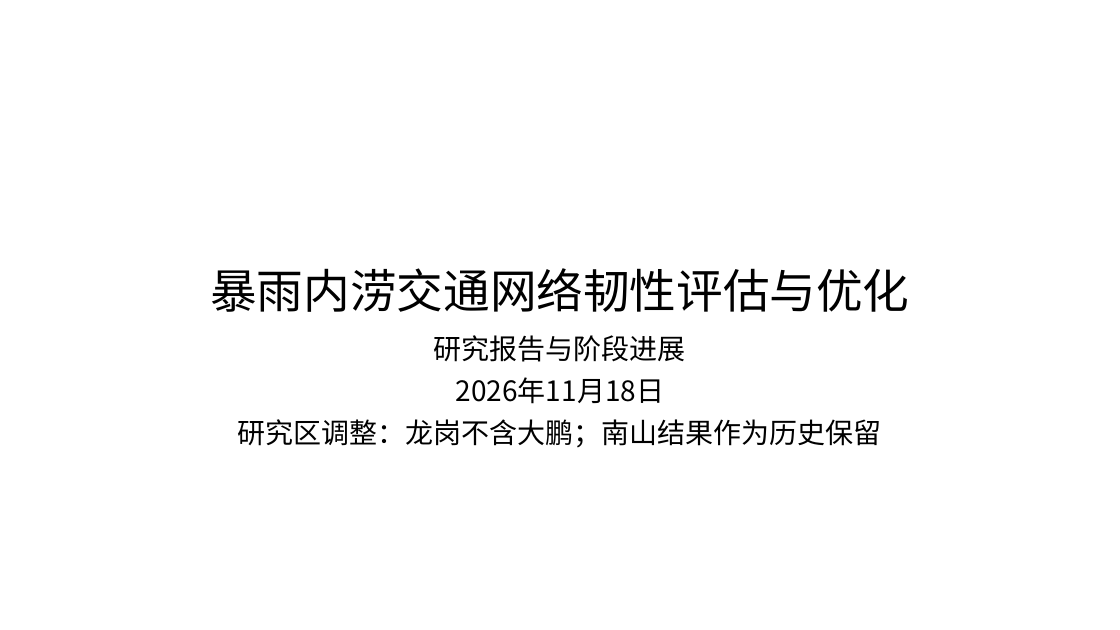
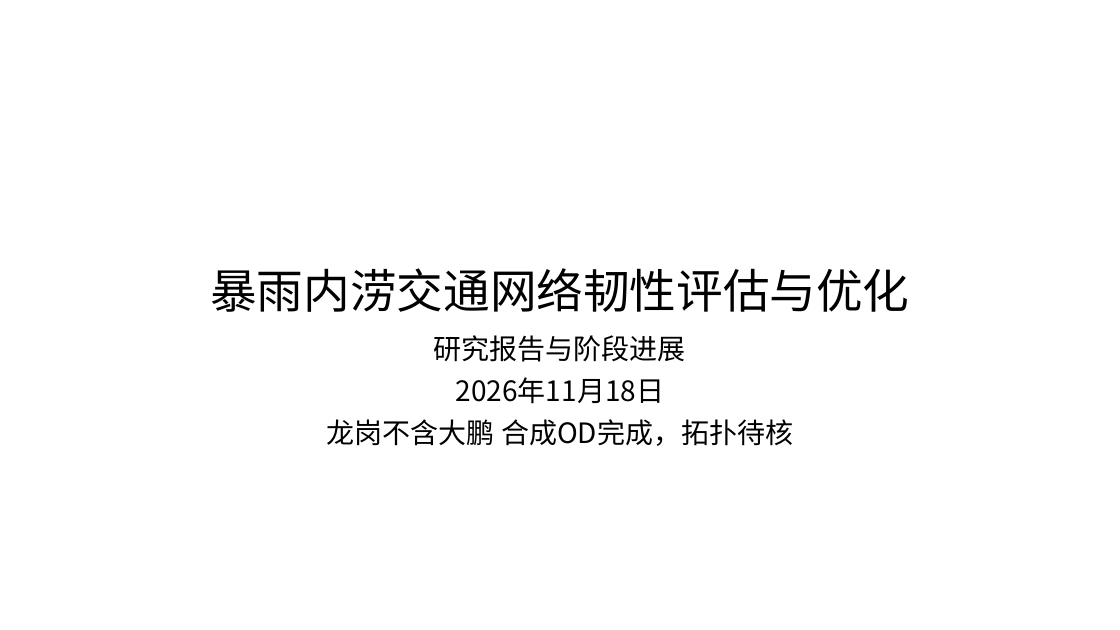
Before and after one commit to zhzhzh666/jiaotong, a slide deck: slide 1 of docs/deliverables/开题与阶段进展汇报.pptx. Drawn at 1120x630 pixels with LibreOffice and Linux fonts; fonts in the diff are those of the drawing. Boxes give left, top, right and bottom in pixels: in the first picture for what was removed or moved away, otherwise in the second. Text is boxed around its words. In the diff, an @@ line names an element or a change of style, - is before the commit and + after.

```diff
--- a/docs/deliverables/开题与阶段进展汇报.pptx
+++ b/docs/deliverables/开题与阶段进展汇报.pptx
@@ subtitle at (327, 419, 793, 446): text changed @@
-研究区调整：龙岗不含大鹏；南山结果作为历史保留
+龙岗不含大鹏 合成OD完成，拓扑待核
```
Also in this commit, not shown: 8 other slides changed, 2 slides added, 31 other files.
